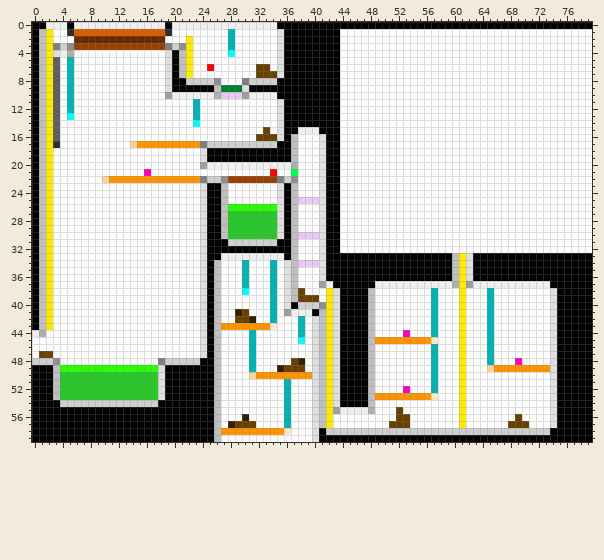
Edited in one commit: sprite sheet (source/level_data/layouts/level4/layer2.png). That is the earlier state.
The file is 80x60 pixels.
The same view after the edit:
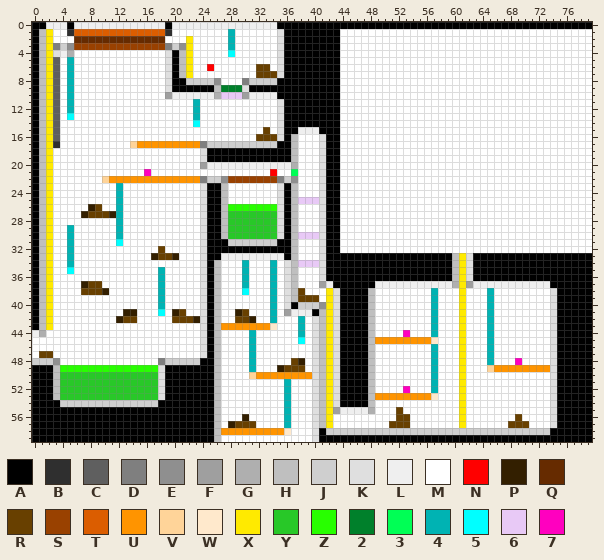
Palette (. is transparent): A #000000  B #2f2f2f  C #5f5f5f  D #7f7f7f  E #8f8f8f  F #9f9f9f  G #afafaf  H #bfbfbf  J #cfcfcf  K #dfdfdf  L #efefef  M #ffffff  N #ff0000  P #331f00  Q #662b00  R #684000  S #994100  T #db5d00  U #ff9400  V #ffd499  W #ffe9cc  X #ffea00  Y #28c828  Z #28ff00  2 #00802b  3 #00ff55  4 #00b3b3  5 #00ffff  6 #e8c9f6  7 #ff00bf
Changes in this commit:
{"y":23,"x":12,"old":"M","new":"4"}
{"y":24,"x":12,"old":"M","new":"4"}
{"y":25,"x":12,"old":"M","new":"4"}
{"y":26,"x":8,"old":"MM","new":"PR"}
{"y":26,"x":12,"old":"M","new":"4"}
{"y":27,"x":7,"old":"MMMMMM","new":"PRRRP4"}
{"y":28,"x":12,"old":"M","new":"4"}
{"y":29,"x":5,"old":"M","new":"4"}
{"y":29,"x":12,"old":"M","new":"4"}
{"y":30,"x":5,"old":"M","new":"4"}
{"y":30,"x":12,"old":"M","new":"4"}
{"y":31,"x":5,"old":"M","new":"4"}
{"y":31,"x":12,"old":"M","new":"5"}
{"y":32,"x":5,"old":"M","new":"4"}
{"y":32,"x":18,"old":"M","new":"R"}
{"y":33,"x":5,"old":"M","new":"4"}
{"y":33,"x":17,"old":"MMMM","new":"PRRP"}
{"y":34,"x":5,"old":"M","new":"4"}
{"y":35,"x":5,"old":"M","new":"5"}
{"y":35,"x":18,"old":"M","new":"4"}
{"y":36,"x":18,"old":"M","new":"4"}
{"y":37,"x":7,"old":"MMM","new":"PRR"}
{"y":37,"x":18,"old":"M","new":"4"}
{"y":38,"x":7,"old":"MMMM","new":"RRRP"}
{"y":38,"x":18,"old":"M","new":"4"}
{"y":39,"x":18,"old":"M","new":"4"}
{"y":40,"x":18,"old":"M","new":"4"}
{"y":41,"x":13,"old":"MM","new":"PP"}
{"y":41,"x":18,"old":"M","new":"5"}
{"y":41,"x":20,"old":"MM","new":"PR"}
{"y":42,"x":12,"old":"MMM","new":"PRR"}
{"y":42,"x":20,"old":"MMMM","new":"RRRP"}
